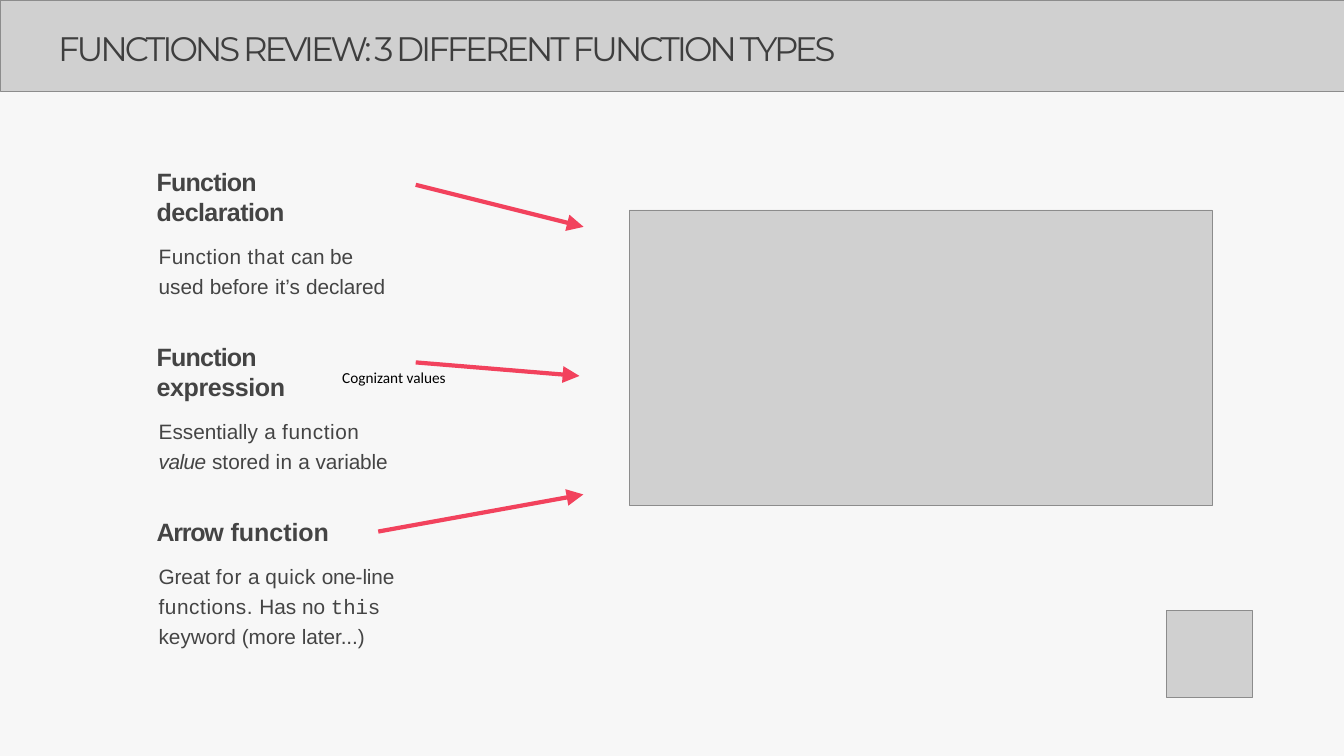
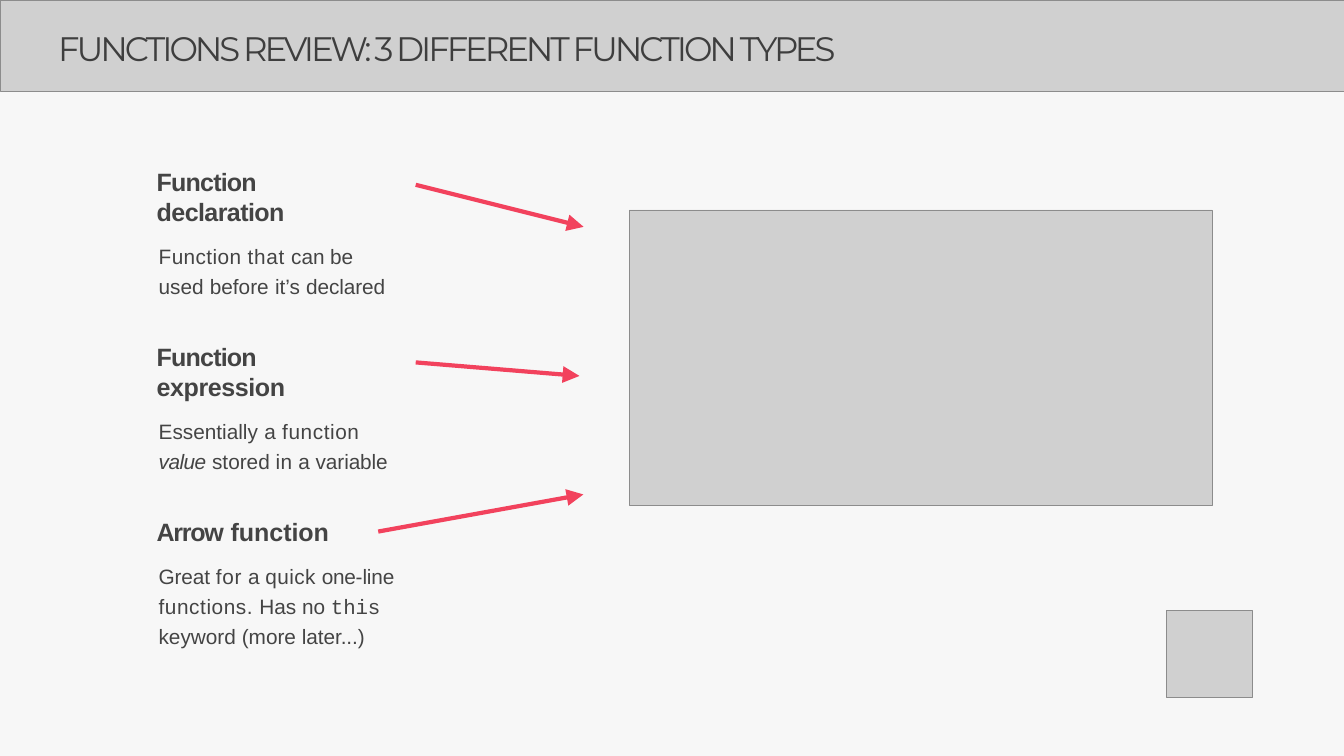
Before and after one commit to Aravindanchellam/UI-UX-Resources, a slide deck: slide 32 of Lecture_JS_TS.pptx (slide 28 before the commit). Drawn at 1344x756 pixels with LibreOffice and Linux fonts; fonts in the diff are those of the drawing; grey boxes stand for pictures. Boxes give left, top, right and bottom in pixels: in the first picture for what was removed or moved away, otherwise in the second. Text is boxed around its words. In the diff, an @@ line names an element or a change of style, - is before the commit and + after.

```diff
--- a/Lecture_JS_TS.pptx
+++ b/Lecture_JS_TS.pptx
@@ text removed at <box>342,372,446,386</box> @@
-Cognizant values
```
Also in this commit, not shown: 4 other slides changed, 17 slides added, 1 slide removed, 1 other file.
